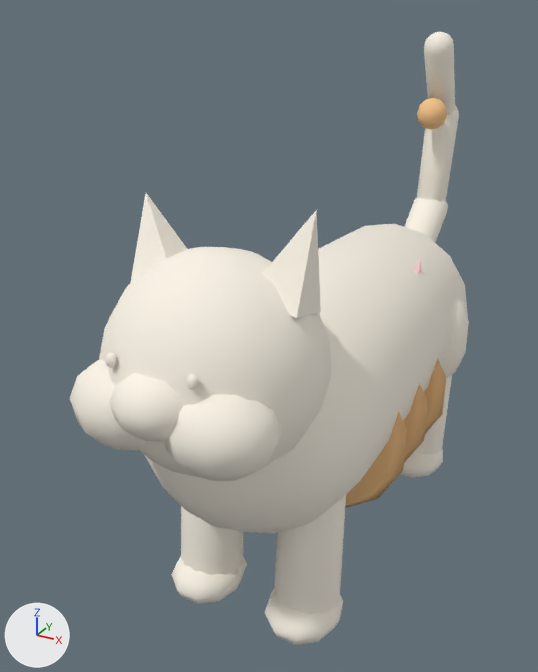
What one commit did to the glTF model WhiskerHunt/Resources/Raw/ar_models/cat-calico.glb.
Rendered twice from a 50 mm camera at (9255.0, -21645.0, 9287.0) aimed at (-1823.0, -1504.0, -783.0). Every picture has the same lights, and +X, +Y and +Z are marked at lower left. The first picture is the older version. Where no turn or scale is listed for an object, it has been applied to the vertices. Vertices at exactly the same position are counted once.

Objects in the first picture: 'cat-standing-calico_0', 'cat-standing-calico_1', 'cat-standing-calico_2'.
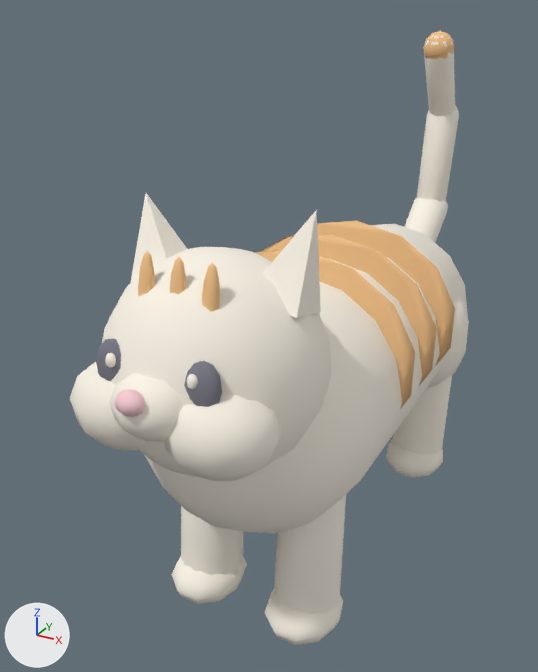
The newer file is also rescaled (x0.0000305), turned or shifted as a whole; pictures and numbers use the older file's frame.

Boxes [x1, y1, x2, y2] around the edits, measured in the pictures (538 x 672 px):
'cat-standing-calico_1', moved: before [345, 98, 447, 508]; after [138, 31, 455, 409]
'cat-standing-calico_3', moved (not visible before): after [96, 338, 222, 407]
'cat-standing-calico_2', moved (mostly hidden before): before [413, 258, 422, 274]; after [114, 389, 145, 417]

The edits, one by one:
me_cat_standing_calico_3 is used by ob_cat_standing_calico_3; location (0.0, 0.0, 0.0).
me_cat_standing_calico_3 had 84 vertices, 160 faces and spanned x -1701.0..1701.0, y -265.0..265.0, z -570.0..570.0.
me_cat_standing_calico_3 now has 84 vertices, 160 faces and spans x -1701.0..1701.0, y -10211.0..-9681.0, z 1355.0..2495.0.
me_cat_standing_calico_3 part 1: the whole mesh is moved by (0.0, -9946.0, 1925.0).
me_cat_standing_calico_2 is used by ob_cat_standing_calico_2; location (0.0, 0.0, 0.0).
me_cat_standing_calico_2 had 54 vertices, 96 faces and spanned x -2138.0..2138.0, y -2119.0..2119.0, z -1546.0..1546.0.
me_cat_standing_calico_2 now has 54 vertices, 96 faces and spans x -2239.0..2038.0, y -11176.0..-6938.0, z 1374.0..4465.0.
me_cat_standing_calico_2 part 2: the whole mesh is moved by (-100.0, -9057.0, 2920.0).
me_cat_standing_calico_1 is used by ob_cat_standing_calico_1; location (0.0, 0.0, 0.0).
me_cat_standing_calico_1 had 370 vertices, 712 faces and spanned x -3623.0..3623.0, y -9373.0..9373.0, z -6031.0..6031.0.
me_cat_standing_calico_1 now has 370 vertices, 712 faces and spans x -3623.0..3623.0, y -9205.0..9541.0, z -3564.0..8497.0.
me_cat_standing_calico_1 part 3: the whole mesh is moved by (0.0, 168.0, 2467.0).
